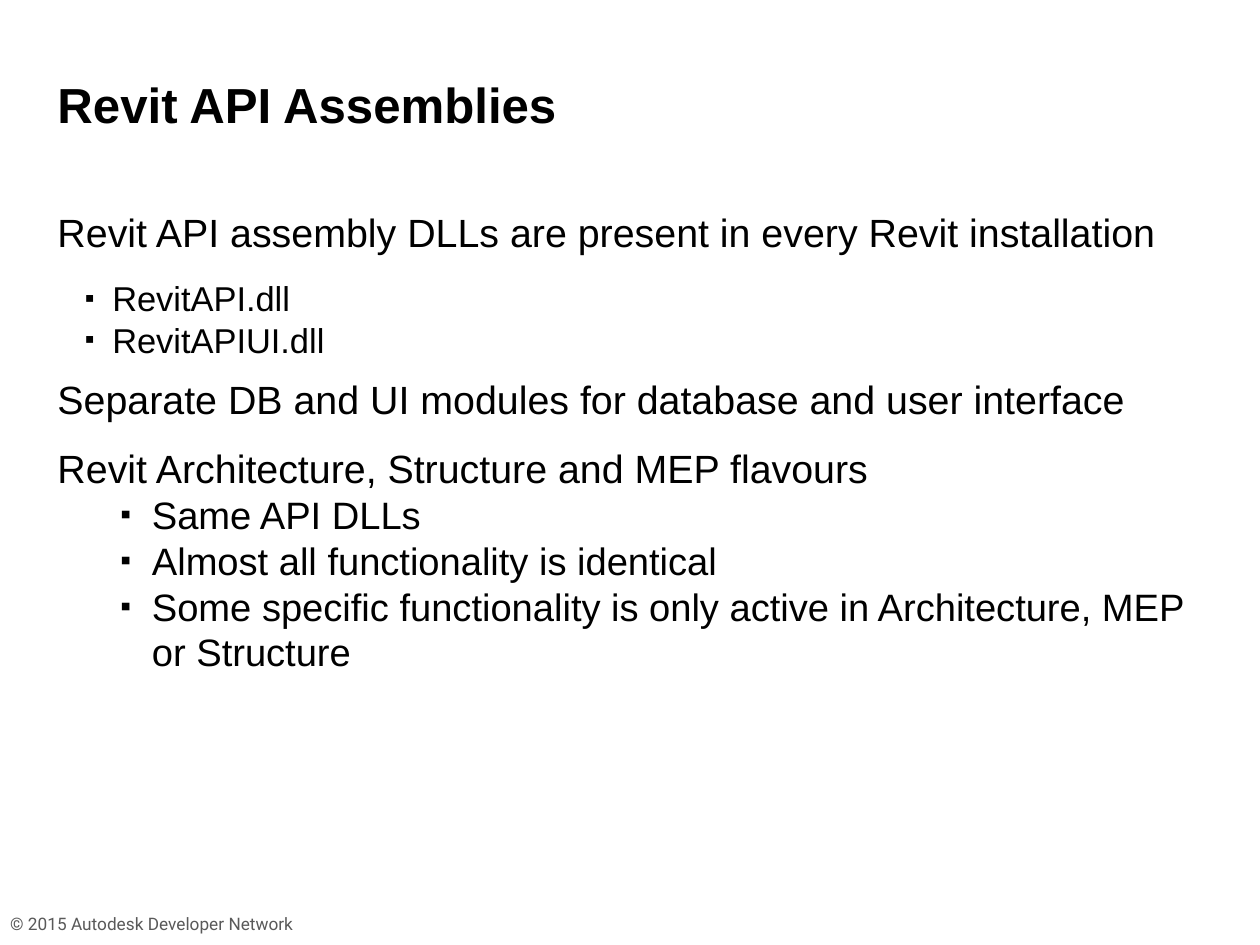
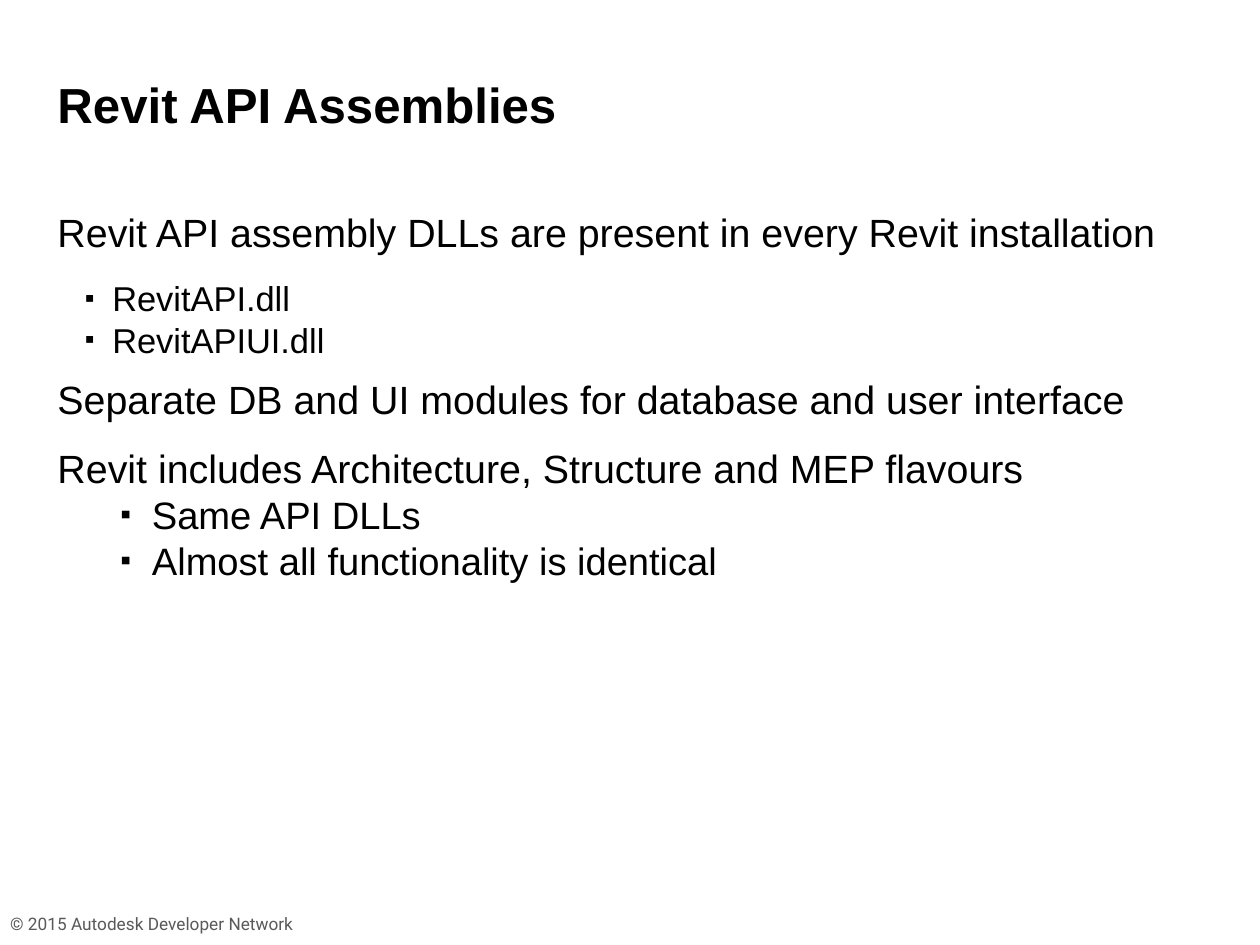
Before and after one commit to ADN-DevTech/RevitTrainingMaterial, a slide deck: slide 4 of Presentation/1_Revit_API_Intro.pptx (slide 5 before the commit). Drawn at 1260x945 pixels with LibreOffice and Linux fonts; fonts in the diff are those of the drawing; background and template pictures are left out. Boxes give left, top, right and bottom in pixels: in the first picture for what was removed or moved away, otherwise in the second. Text is boxed around its words. In the diff, an @@ line names an element or a change of style, - is before the commit and + after.

Commit message:
Replaced with non-version specific terms

```diff
--- a/Presentation/1_Revit_API_Intro.pptx
+++ b/Presentation/1_Revit_API_Intro.pptx
@@ text at (x1=57, y1=454, x2=1023, y2=488): text changed @@
-Revit Architecture, Structure and MEP flavours
+Revit includes Architecture, Structure and MEP flavours
@@ text at (x1=152, y1=593, x2=1185, y2=667): paragraph removed @@
-    ▪ Some specific functionality is only active in Architecture, MEP or Structure
```
Also in this commit, not shown: 4 other slides changed, 1 slide removed, 4 other files.
